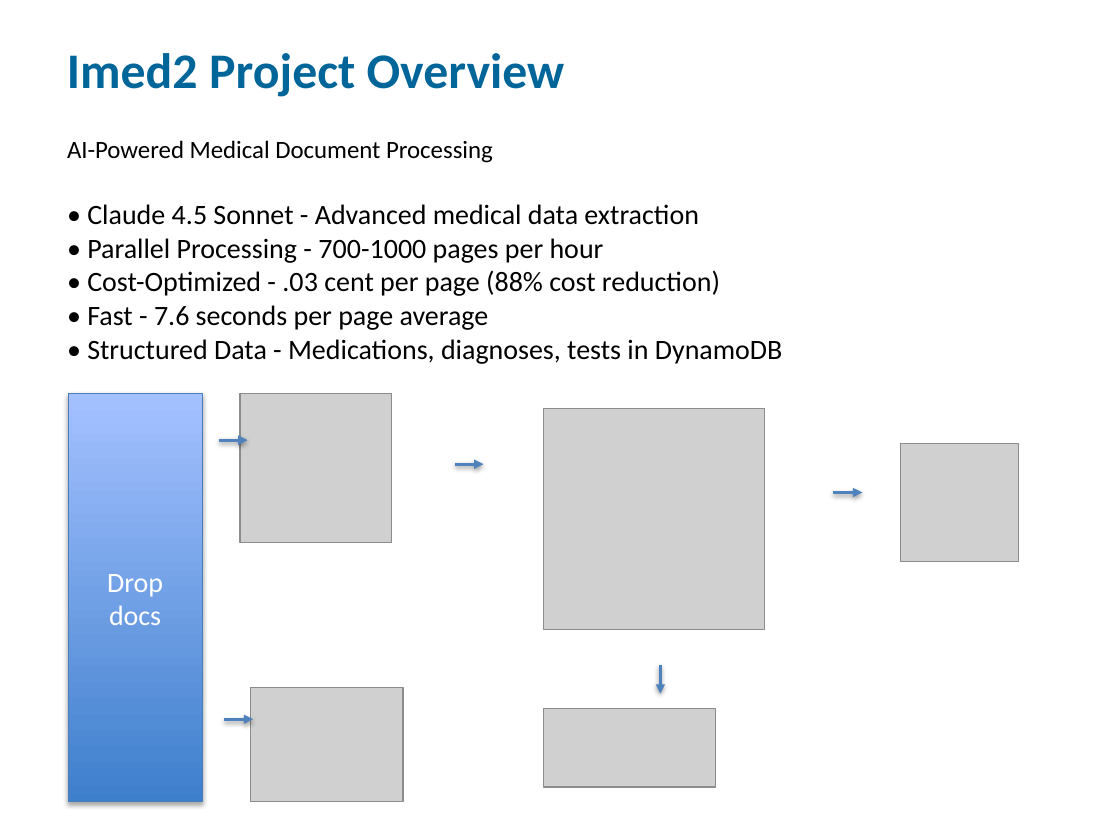
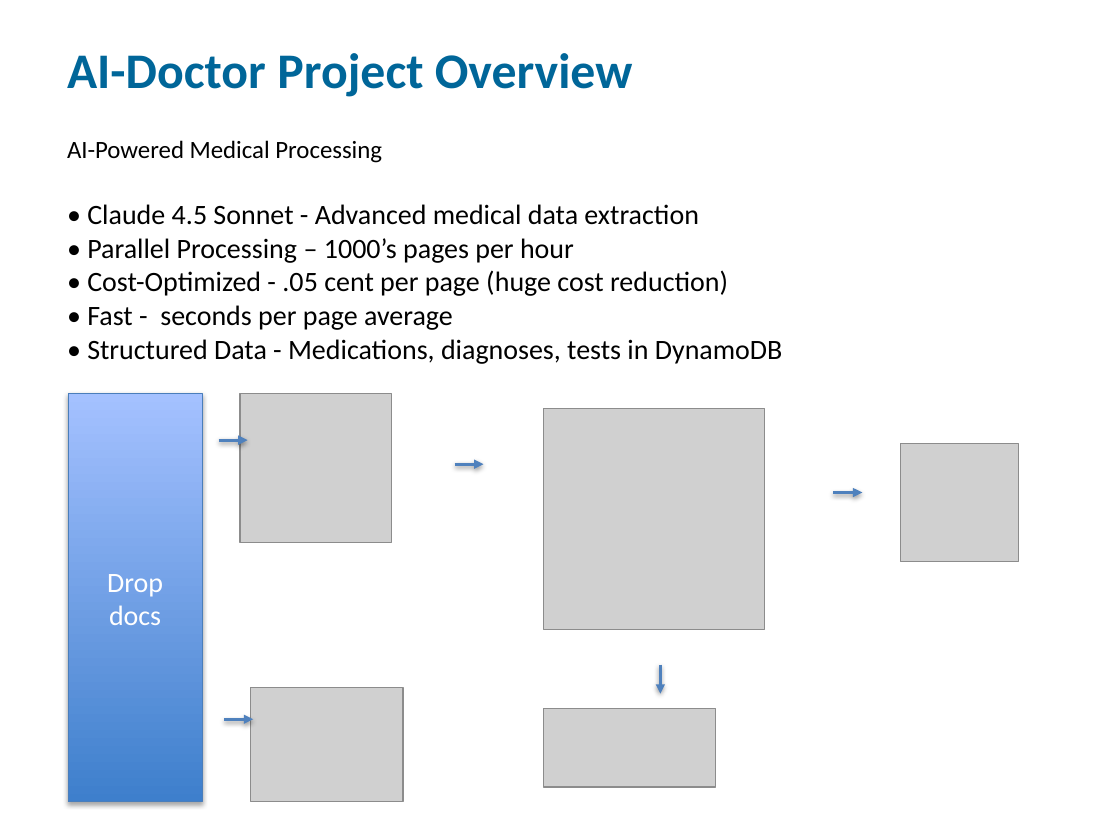
Before and after one commit to cmccar09/HealthAI, a slide deck: slide 2 of HealthAI_Architecture_Costs_Performance.pptx. Drawn at 1120x840 pixels with LibreOffice and Linux fonts; fonts in the diff are those of the drawing; grey boxes stand for pictures. Boxes give left, top, right and bottom in pixels: in the first picture for what was removed or moved away, otherwise in the second. Text is boxed around its words. In the diff, an @@ line names an element or a change of style, - is before the commit and + after.

Commit message:
Update project files and documentation

```diff
--- a/HealthAI_Architecture_Costs_Performance.pptx
+++ b/HealthAI_Architecture_Costs_Performance.pptx
@@ text at [67, 53, 633, 97]: text changed @@
-Imed2 Project Overview
+AI-Doctor Project Overview
@@ text at [67, 140, 382, 163]: text changed @@
-AI-Powered Medical Document Processing
+AI-Powered Medical Processing
@@ text at [87, 238, 728, 330]: text changed @@
-• Parallel Processing - 700-1000 pages per hour
-• Cost-Optimized - .03 cent per page (88% cost reduction)
-• Fast - 7.6 seconds per page average
+• Parallel Processing – 1000’s pages per hour
+• Cost-Optimized - .05 cent per page (huge cost reduction)
+• Fast - seconds per page average
```
Also in this commit, not shown: 2 other slides changed, 3 slides added, 5 slides removed, 7 other files.
